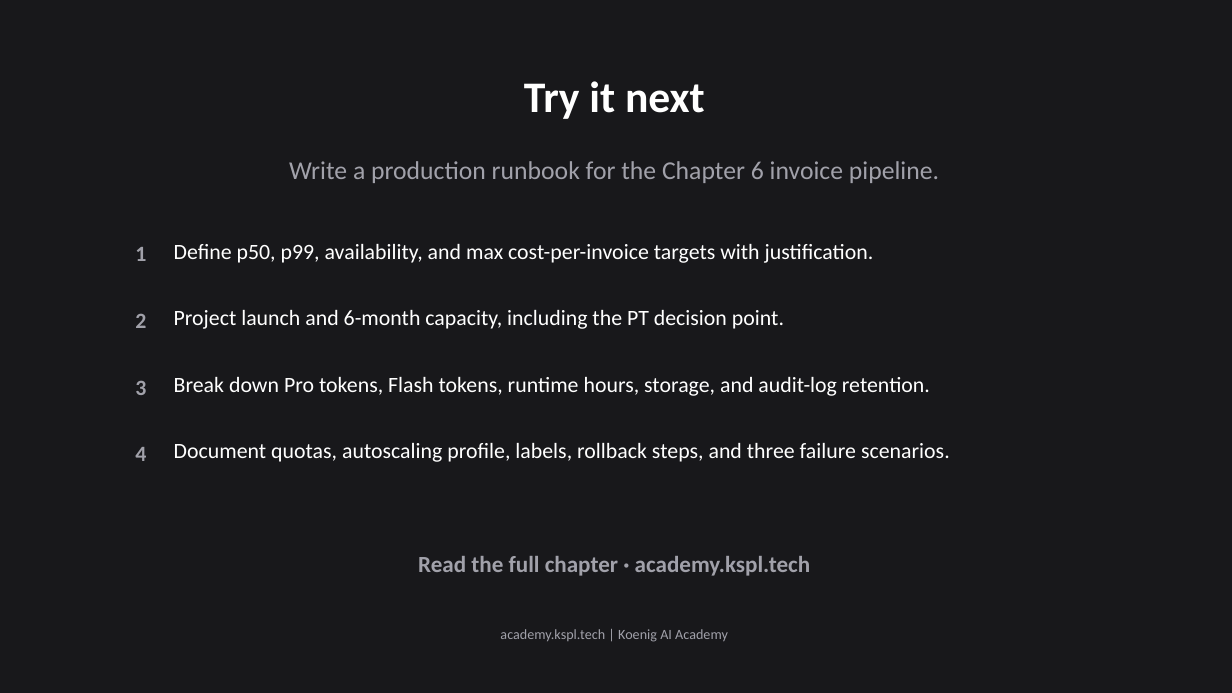
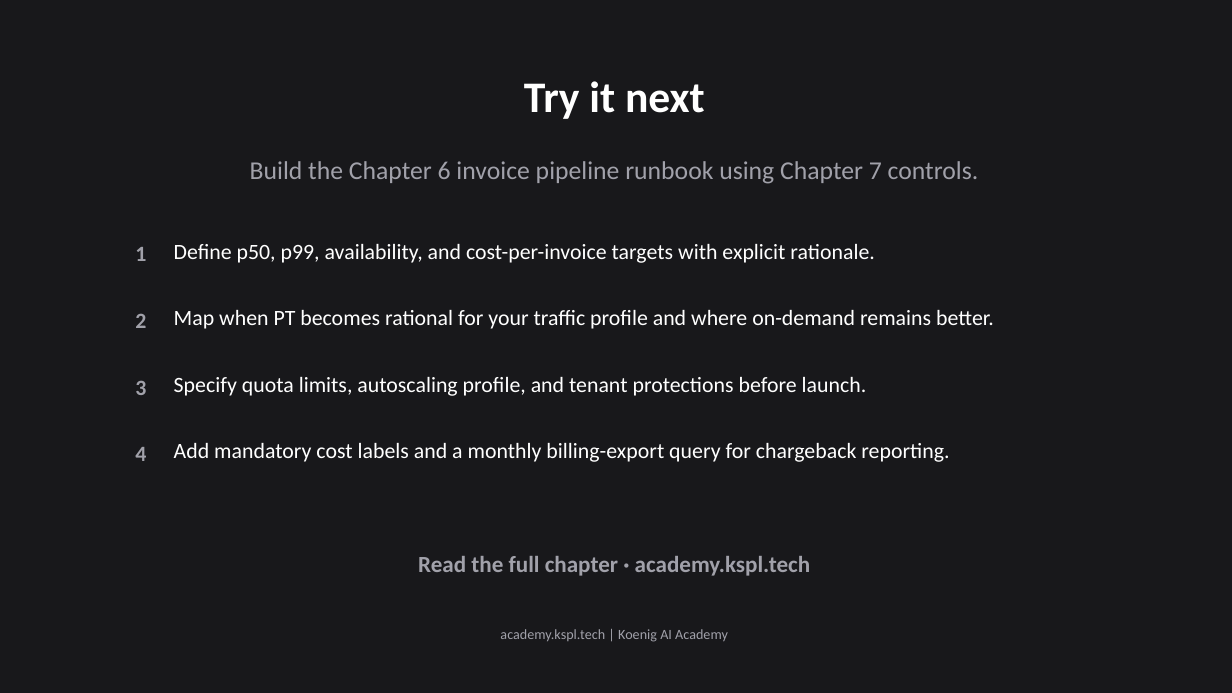
Before and after one commit to Koenig-Solutions-Private-Limited/koenig-ai-org, a slide deck: slide 7 of vault/courses/gemini-enterprise-agents/ch07-slides.pptx (slide 8 before the commit). Drawn at 1232x693 pixels with LibreOffice and Linux fonts; fonts in the diff are those of the drawing. Boxes give left, top, right and bottom in pixels: in the first picture for what was removed or moved away, otherwise in the second. Text is boxed around its words. In the diff, an @@ line names an element or a change of style, - is before the commit and + after.

```diff
--- a/vault/courses/gemini-enterprise-agents/ch07-slides.pptx
+++ b/vault/courses/gemini-enterprise-agents/ch07-slides.pptx
@@ text at [250,161,979,184]: text changed @@
-Write a production runbook for the Chapter 6 invoice pipeline.
+Build the Chapter 6 invoice pipeline runbook using Chapter 7 controls.
@@ text at [174,244,874,263]: text changed @@
-Define p50, p99, availability, and max cost-per-invoice targets with justification.
+Define p50, p99, availability, and cost-per-invoice targets with explicit rationale.
@@ text at [174,310,994,329]: text changed @@
-Project launch and 6-month capacity, including the PT decision point.
+Map when PT becomes rational for your traffic profile and where on-demand remains better.
@@ text at [174,377,867,396]: text changed @@
-Break down Pro tokens, Flash tokens, runtime hours, storage, and audit-log retention.
+Specify quota limits, autoscaling profile, and tenant protections before launch.
@@ text at [174,443,949,462]: text changed @@
-Document quotas, autoscaling profile, labels, rollback steps, and three failure scenarios.
+Add mandatory cost labels and a monthly billing-export query for chargeback reporting.
```
Also in this commit, not shown: 6 other slides changed, 1 slide removed, 12 other files.
